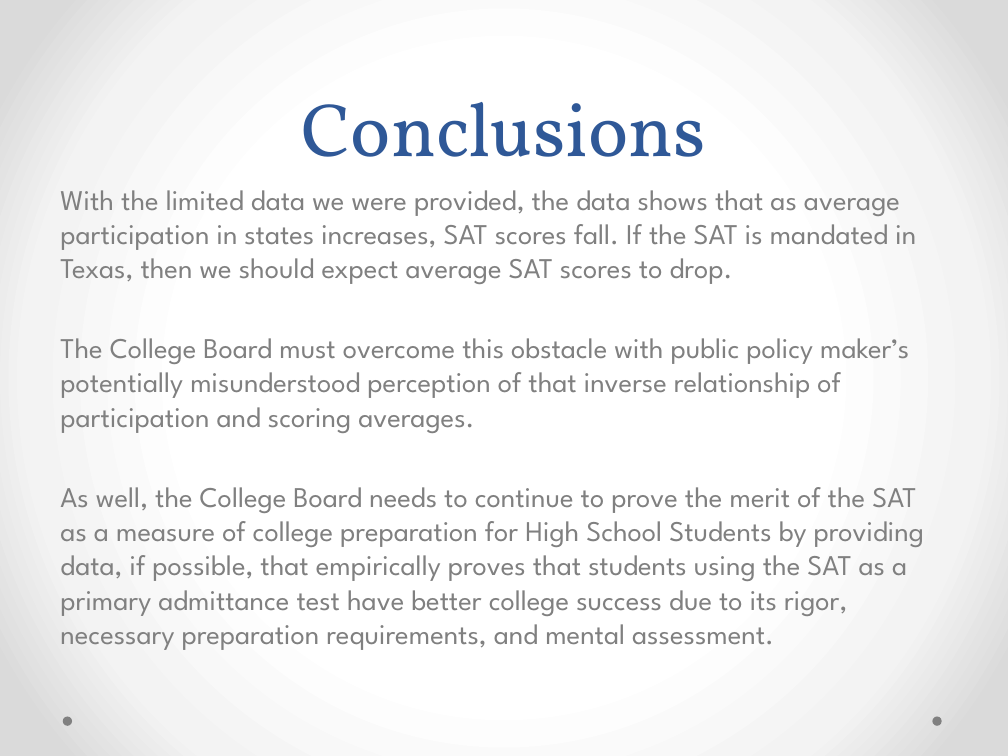
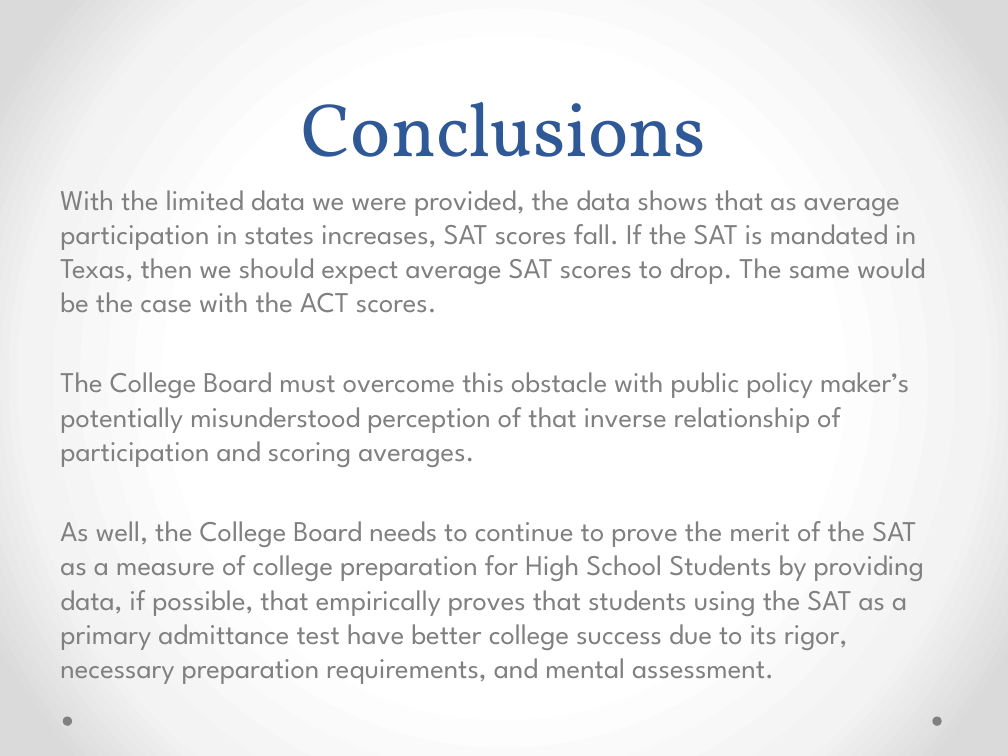
Before and after one commit to cdubbs512/SAT_or_ACT_in_Texas, a slide deck: slide 14 of Project1 CW SAT, ACT 2017 and 2018 - Focus on Texas - FINAL Presentation.pptx. Drawn at 1008x756 pixels with LibreOffice and Linux fonts; fonts in the diff are those of the drawing. Boxes give left, top, right and bottom in pixels: in the first picture for what was removed or moved away, otherwise in the second. Text is boxed around its words. In the diff, an @@ line names an element or a change of style, - is before the commit and + after.

Commit message:
update to presentation

```diff
--- a/Project1 CW SAT, ACT 2017 and 2018 - Focus on Texas - FINAL Presentation.pptx
+++ b/Project1 CW SAT, ACT 2017 and 2018 - Focus on Texas - FINAL Presentation.pptx
@@ text at (x1=60, y1=190, x2=925, y2=313): text changed @@
-With the limited data we were provided, the data shows that as average participation in states increases, SAT scores fall. If the SAT is mandated in Texas, then we should expect average SAT scores to drop.
+With the limited data we were provided, the data shows that as average participation in states increases, SAT scores fall. If the SAT is mandated in Texas, then we should expect average SAT scores to drop. The same would be the case with the ACT scores.
```
Also in this commit, not shown: 1 other slide changed, 5 other files.
